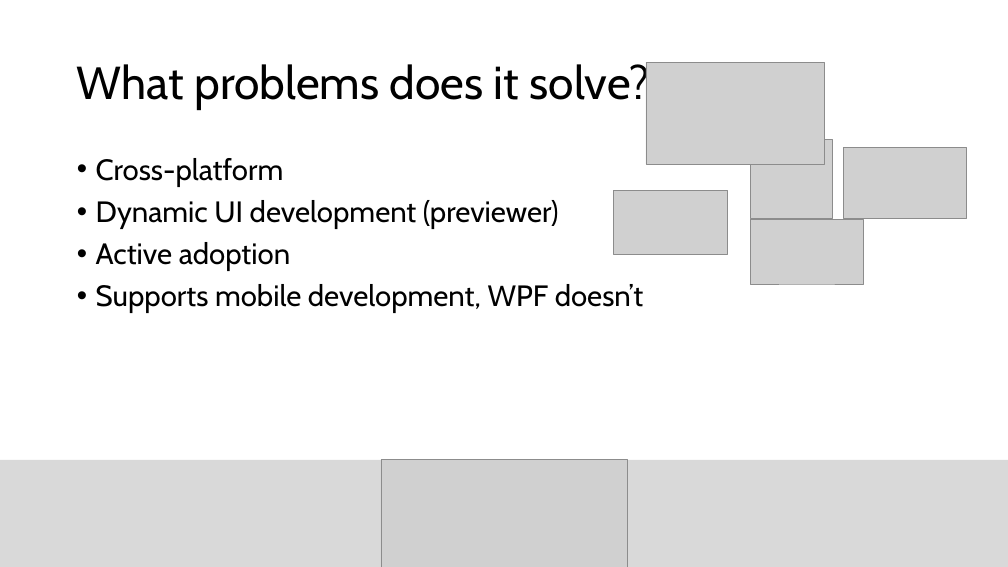
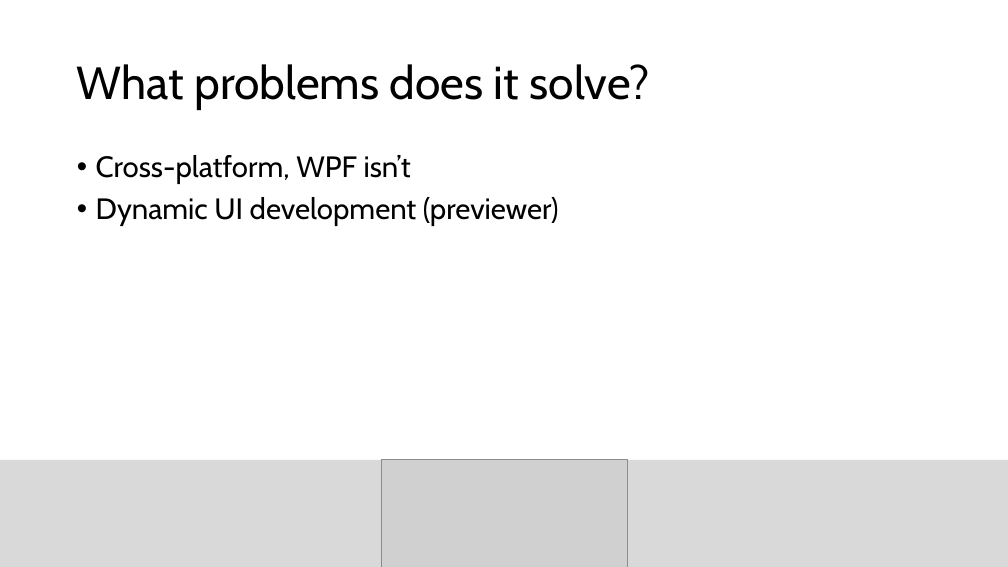
Before and after one commit to sebivenlo/esd-2024-avaloniaui, a slide deck: slide 11 of presentation/AvaloniaUI_presentation.pptx. Drawn at 1008x567 pixels with LibreOffice and Linux fonts; fonts in the diff are those of the drawing; grey boxes stand for pictures. Boxes give left, top, right and bottom in pixels: in the first picture for what was removed or moved away, otherwise in the second. Text is boxed around its words. In the diff, an @@ line names an element or a change of style, - is before the commit and + after.

```diff
--- a/presentation/AvaloniaUI_presentation.pptx
+++ b/presentation/AvaloniaUI_presentation.pptx
@@ picture removed at bbox=[646, 62, 824, 164] @@
@@ picture removed at bbox=[751, 140, 833, 219] @@
@@ picture removed at bbox=[844, 147, 967, 219] @@
@@ text at bbox=[96, 155, 411, 184]: text changed @@
-• Cross-platform
+• Cross-platform, WPF isn’t
@@ picture removed at bbox=[613, 191, 728, 255] @@
@@ picture removed at bbox=[751, 219, 864, 284] @@
@@ text at bbox=[96, 242, 643, 313]: paragraphs removed @@
-• Active adoption
-• Supports mobile development, WPF doesn’t
```
Also in this commit, not shown: 4 other slides changed, 1 slide added.
